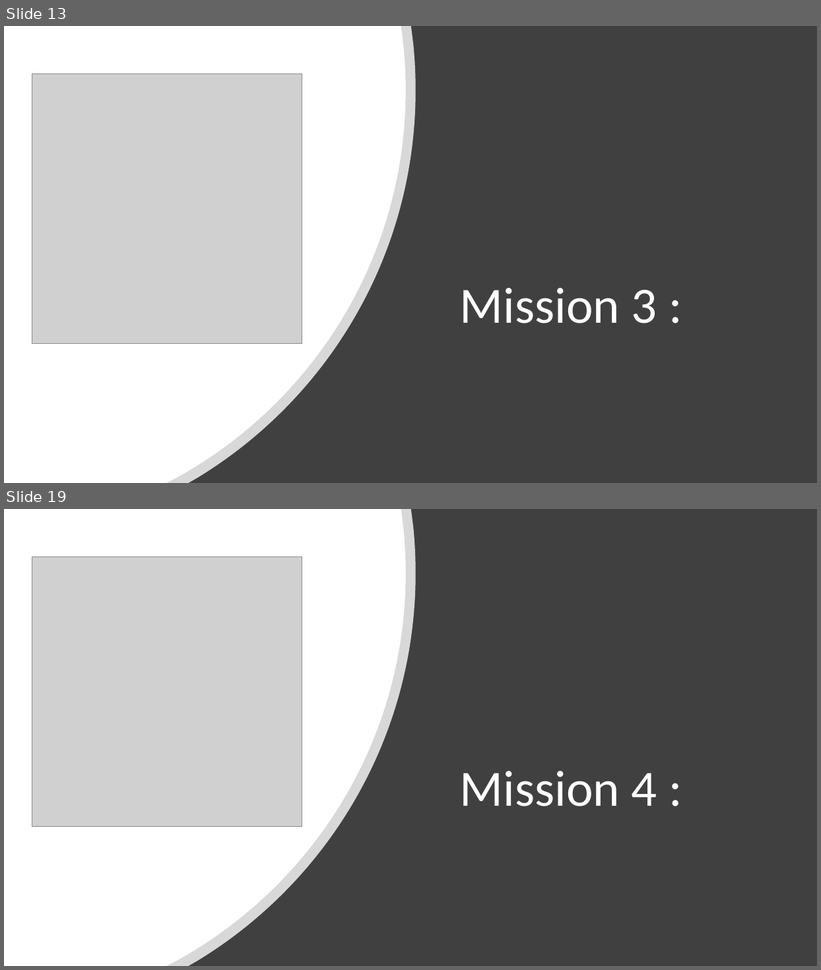
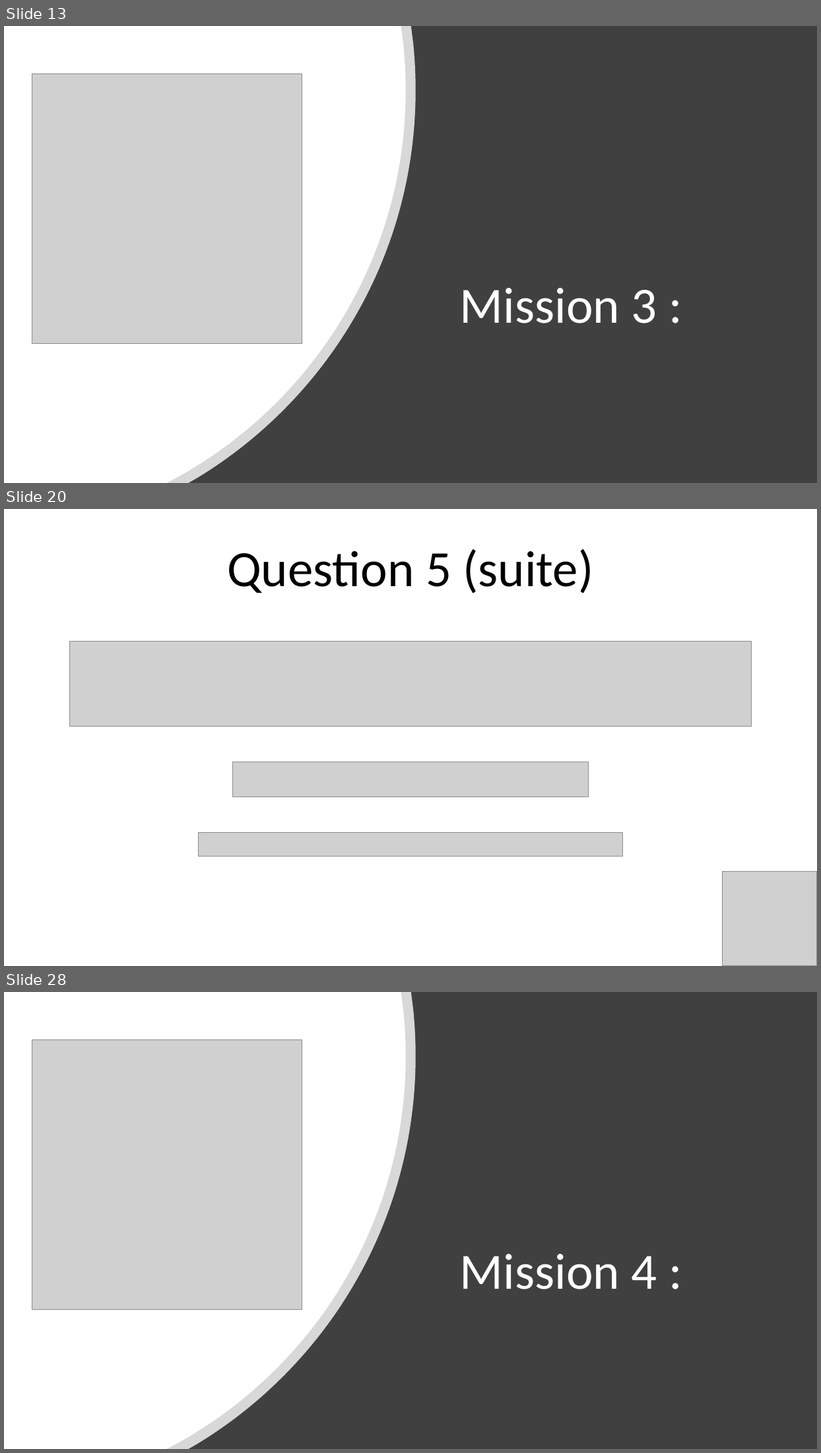
Before and after one commit to Julien-paulet/Projet_7, a slide deck: Présentation.pptx. Shown one above the other, each under a label of ours: slides 13 and 19 before the commit, slides 13, 20 and 28 after it; the slides between them are not shown. The pictures are 821x970 and 821x1453 pixels, drawn with LibreOffice and Linux fonts; fonts in the diff are those of the drawing; grey boxes stand for pictures. Boxes give left, top, right and bottom in pixels: in the first picture for what was removed or moved away, otherwise in the second. Text is boxed around its words. In the diff, an @@ line names an element or a change of style, - is before the commit and + after.

```diff
--- a/Présentation.pptx
+++ b/Présentation.pptx
@@ slide 20 added at [4, 509, 817, 966], background #FFFFFF @@
@@ text added at [227, 549, 593, 593], 60 pt, text #000000 @@
+Question 5 (suite)
@@ picture added at [69, 642, 752, 727] @@
@@ picture added at [233, 762, 588, 797] @@
@@ picture added at [199, 833, 623, 857] @@
@@ picture added at [723, 871, 817, 966] @@
@@ what was slide 19 is now slide 28 @@
```
Also in this commit, not shown: 14 slides changed, 10 other slides added, 2 slides removed, 3 other files.
